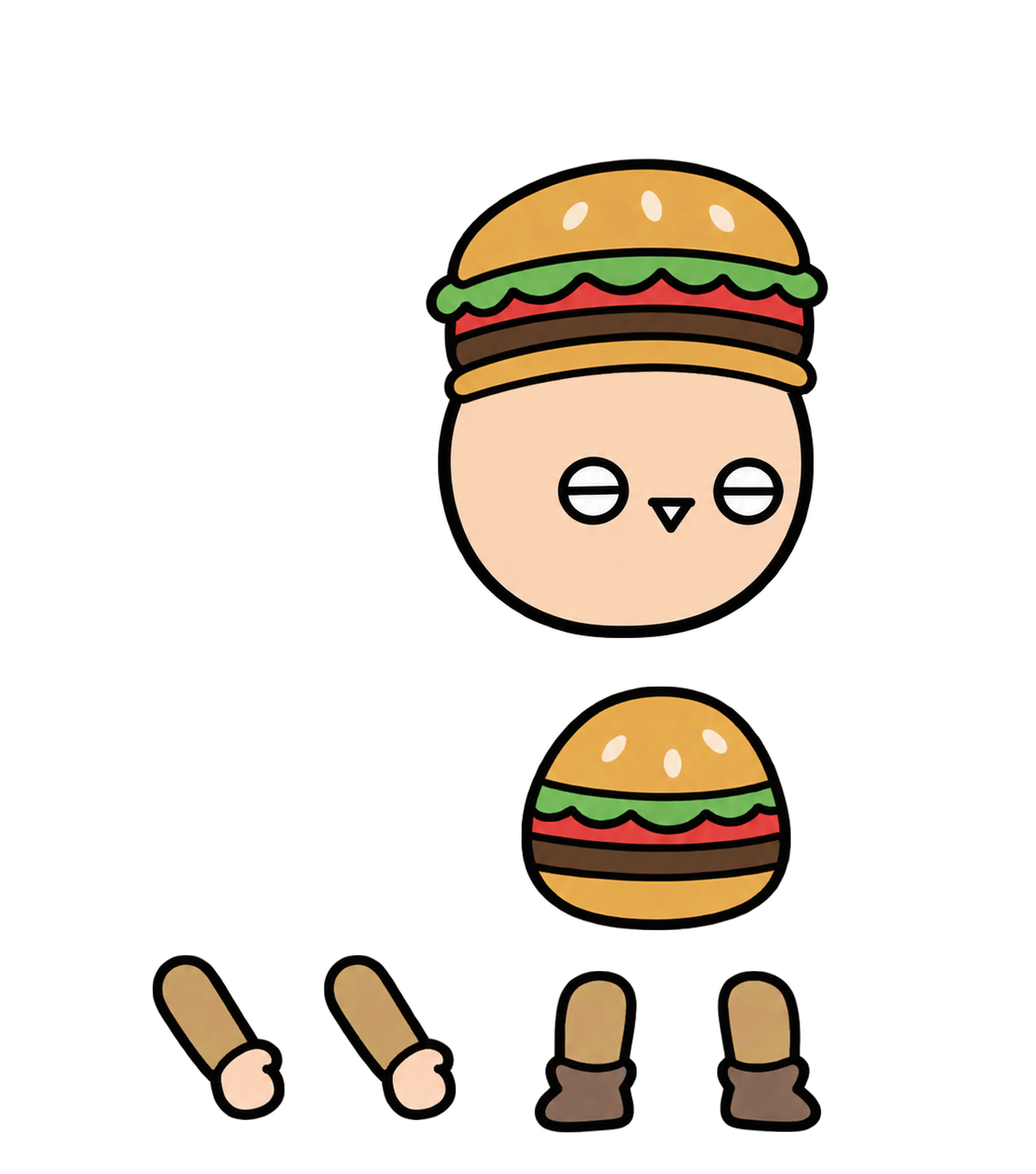
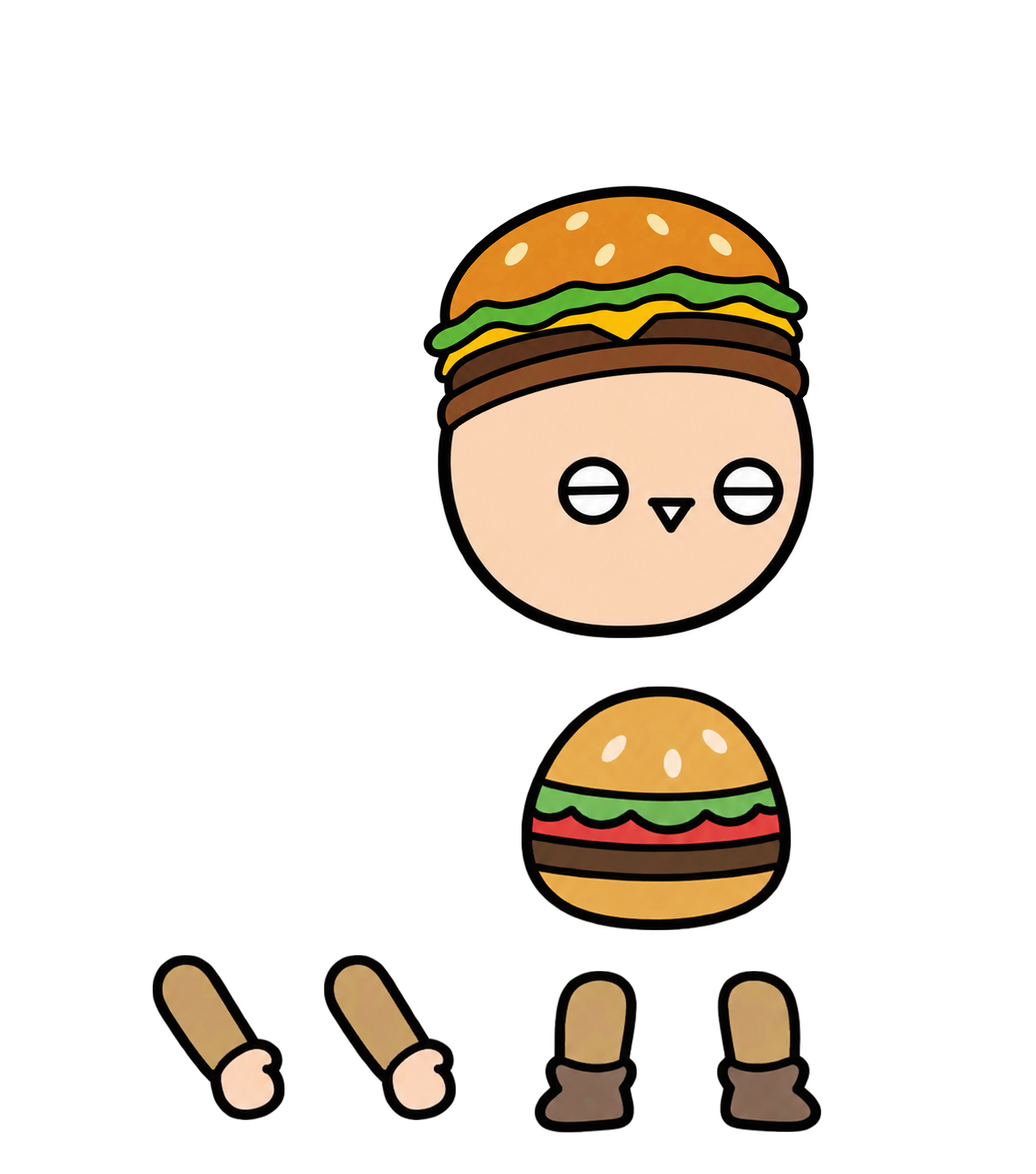
Layered file, before and after one edit (1036px x 1174px). Changes by layer:
painted on "머리" over 421, 157, 829, 435
